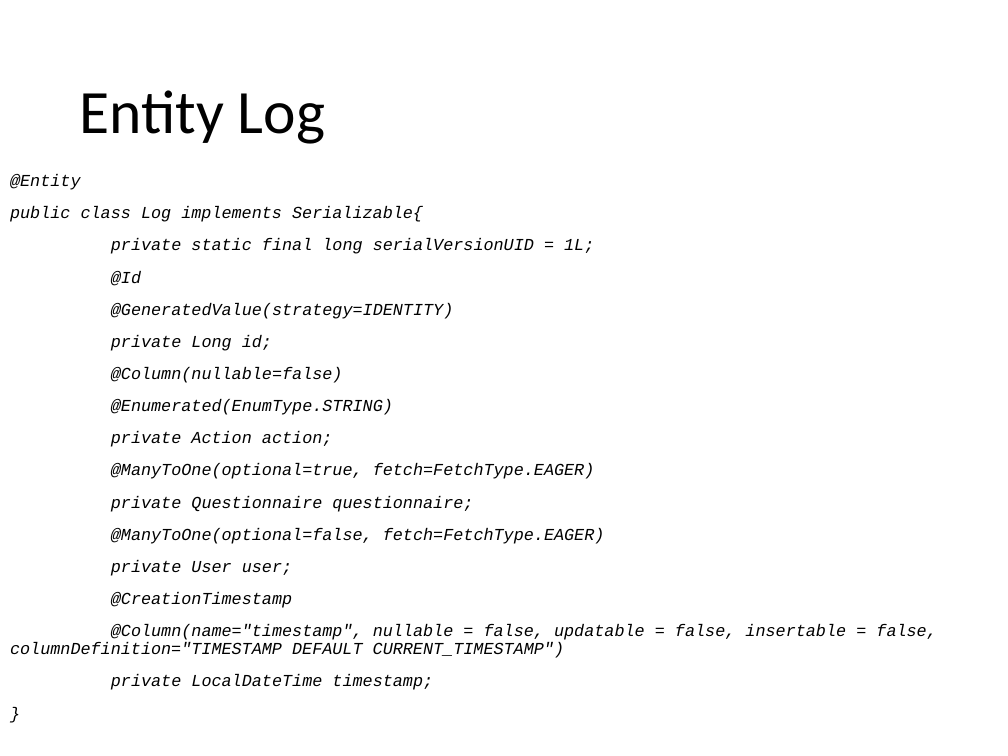
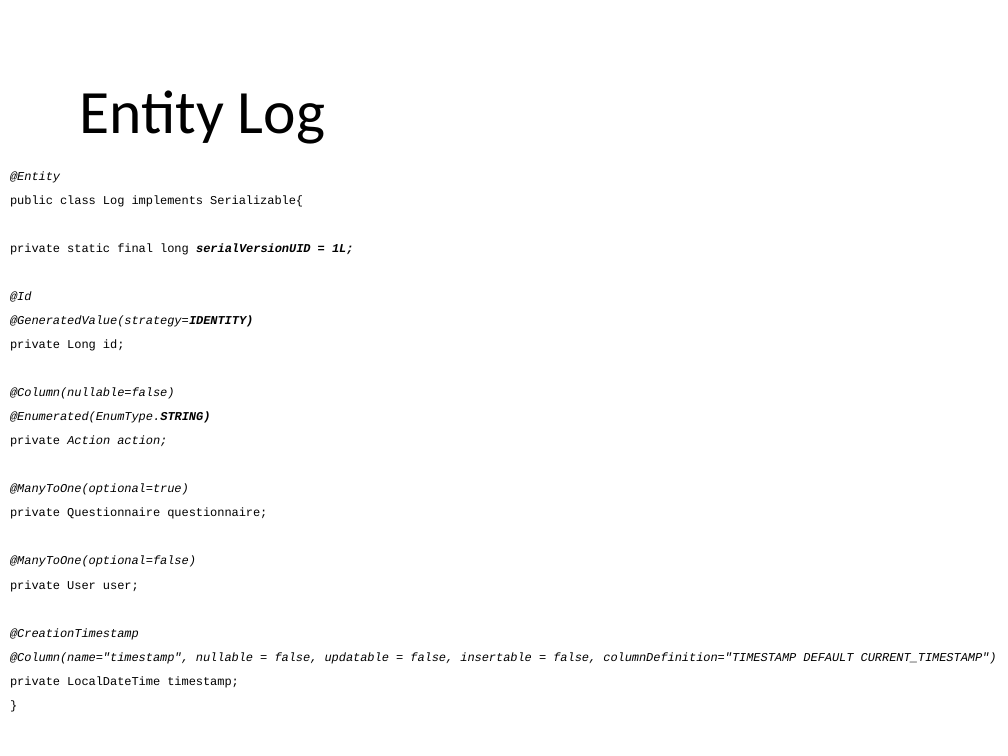
Before and after one commit to Paso198/Gamified-Marketing-Application, a slide deck: slide 18 of Design.pptx (slide 21 before the commit). Drawn at 1008x756 pixels with LibreOffice and Linux fonts; fonts in the diff are those of the drawing. Boxes give left, top, right and bottom in pixels: in the first picture for what was removed or moved away, otherwise in the second. Text is boxed around its words. In the diff, an @@ line names an element or a change of style, - is before the commit and + after.

```diff
--- a/Design.pptx
+++ b/Design.pptx
@@ text at box(10, 171, 997, 688): size 12 to 8.6 pt in "@Entity", "public class Log implements Serializable{", "private static final long serialVersionUID = 1L;", "@Id" and 11 more places; italic off in "public class Log implements Serializable{", "private static final long", "private Long id;", "private" and 4 more places; bold on in "serialVersionUID = 1L;", "@GeneratedValue(strategy=IDENTITY)", "@Enumerated(EnumType.STRING)"; line spacing 0.9 to 0.7 @@
@@ text at box(10, 484, 189, 495): text changed; size 12 to 8.6 pt @@
-@ManyToOne(optional=true, fetch=FetchType.EAGER)
+@ManyToOne(optional=true)
@@ text at box(10, 556, 196, 567): text changed; size 12 to 8.6 pt @@
-@ManyToOne(optional=false, fetch=FetchType.EAGER)
+@ManyToOne(optional=false)
```
Also in this commit, not shown: 20 other slides changed, 18 slides added, 1 slide removed, 2 other files.
